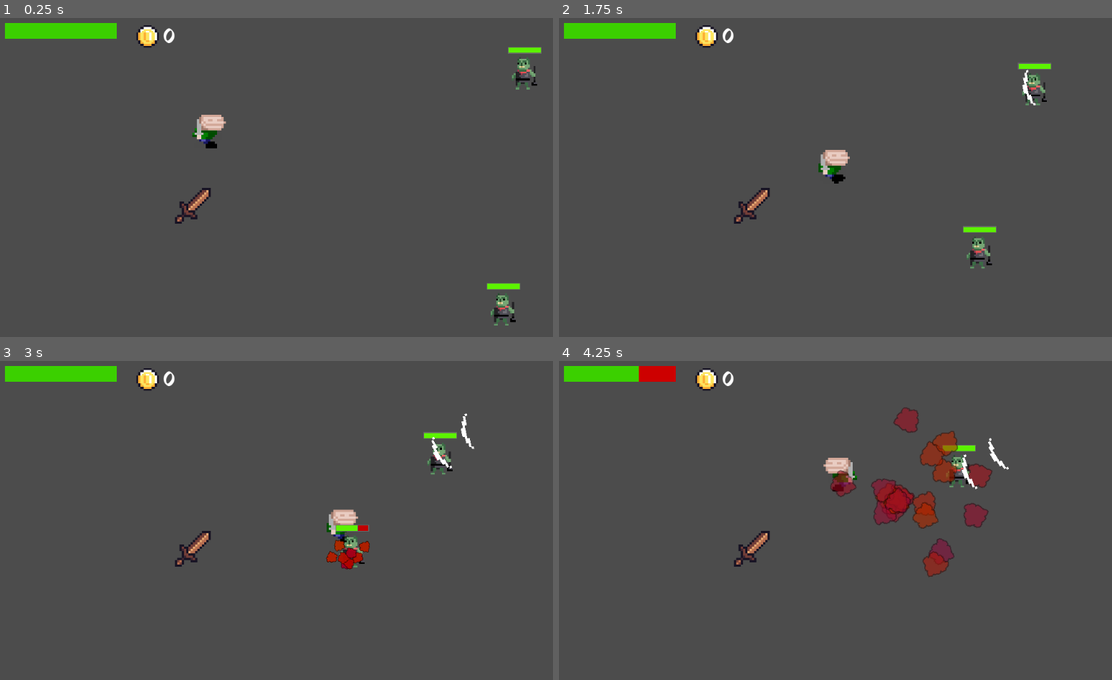
Above: before the commit, frames 1-4 (two rows, left to right).
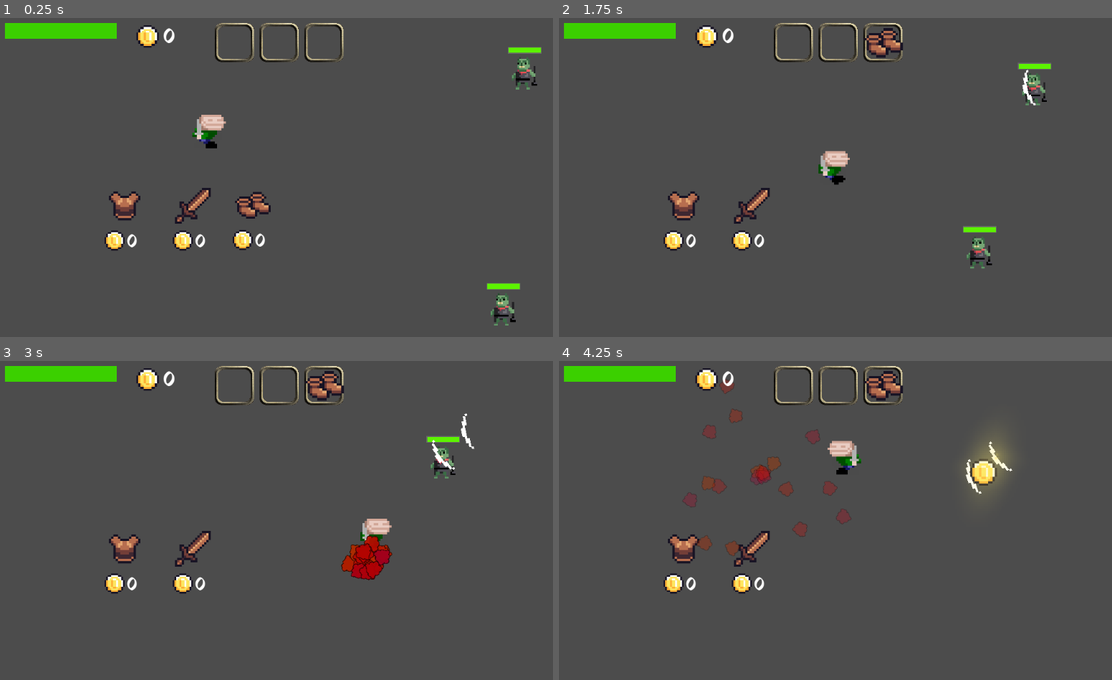
Above: after the commit, the same moments.

Repository: Alexander-Hjelm/journey-through-the-mines
Game: Godot game, scene res://Scenes/MainScene.tscn
Two runs of this game, one before a commit and one after it. Both use one fixed random seed, a clock stepped at 60 frames per second and the inputs below.
Inputs (mouse positions are in pixels of both pictures, inside the frame that each line leads up to):
- Up to frame 1 (0.25 s): no input
- Up to frame 2 (1.75 s): move the mouse to (968, 167) at 0.52 s; press the mouse at (968, 167) at 0.53 s; hold Right (ui_right) 0.53-1.28 s; move the mouse to (730, 203) at 1.27 s; release the mouse at (730, 203) at 1.28 s; hold Down (ui_down) from 1.28 s (still down); click (730, 203) at 1.35 s
- Up to frame 3 (3 s): move the mouse to (342, 453) at 2.02 s; release Down (ui_down) at 2.03 s; press the mouse at (342, 453) at 2.03 s; hold Right (ui_right) 2.03-2.78 s; move the mouse to (259, 597) at 2.77 s; release the mouse at (259, 597) at 2.78 s; hold Up (ui_up) from 2.78 s (still down); click (259, 597) at 2.85 s
- Up to frame 4 (4.25 s): move the mouse to (1017, 577) at 3.52 s; release Up (ui_up) at 3.53 s; press the mouse at (1017, 577) at 3.53 s; hold Left (ui_left) from 3.53 s (still down)

The runs differ from the first frame. In frame 1, 2.1% of the frame differs, in the area x 18-63%, y 1-74%; in frame 2, 2.1%; in frame 3, 4.1%; in frame 4, 8.2%, in the area x 14-82%, y 1-74%.

Commit message:
Items gui

Diff:
--- a/Global.gd
+++ b/Global.gd
@@ -7,3 +7,5 @@
 var level_entrance
 
 var room_node
+
+var gui
--- /dev/null
+++ b/Scenes/GUI/GUI.gd
@@ -0,0 +1,14 @@
+extends Control
+
+func _init():
+	Global.gui = self
+
+func set_weapon_texture(texture: Texture):
+	get_node("WeaponItemBox/TextureRect").texture = texture
+
+func set_armor_texture(texture: Texture):
+	get_node("ArmorItemBox/TextureRect").texture = texture
+
+func set_boots_texture(texture: Texture):
+	print("set_boots_texture")
+	get_node("BootsItemBox/TextureRect").texture = texture
--- a/Scenes/GUI/GUI.tscn
+++ b/Scenes/GUI/GUI.tscn
@@ -1,8 +1,10 @@
-[gd_scene load_steps=9 format=2]
+[gd_scene load_steps=11 format=2]
 
-[ext_resource path="res://Scenes/GUI/HpBar.gd" type="Script" id=1]
-[ext_resource path="res://Scenes/GoldLabel.gd" type="Script" id=2]
-[ext_resource path="res://GFX/Placeholder/RPG Items/rpgItems.png" type="Texture" id=3]
+[ext_resource path="res://Scenes/GUI/GUI.gd" type="Script" id=1]
+[ext_resource path="res://Scenes/GUI/HpBar.gd" type="Script" id=2]
+[ext_resource path="res://Scenes/GoldLabel.gd" type="Script" id=3]
+[ext_resource path="res://GFX/Placeholder/RPG Items/rpgItems.png" type="Texture" id=4]
+[ext_resource path="res://GFX/Placeholder/item_box.png" type="Texture" id=5]
 
 [sub_resource type="StyleBoxFlat" id=1]
 bg_color = Color( 0.235294, 0.819608, 0, 1 )
@@ -12,20 +14,21 @@
 bg_color = Color( 0.807843, 0, 0, 1 )
 border_color = Color( 0.407843, 0.407843, 0.407843, 1 )
 
-[sub_resource type="DynamicFontData" id=4]
+[sub_resource type="DynamicFontData" id=3]
 font_path = "res://GFX/JMH Beda.ttf"
 
-[sub_resource type="DynamicFont" id=5]
+[sub_resource type="DynamicFont" id=4]
 size = 42
-font_data = SubResource( 4 )
+font_data = SubResource( 3 )
 
-[sub_resource type="AtlasTexture" id=3]
-atlas = ExtResource( 3 )
+[sub_resource type="AtlasTexture" id=5]
+atlas = ExtResource( 4 )
 region = Rect2( 18, 82, 12, 12 )
 
 [node name="GUI" type="Control"]
 anchor_right = 1.0
 anchor_bottom = 1.0
+script = ExtResource( 1 )
 
 [node name="ProgressBar" type="ProgressBar" parent="."]
 margin_left = 10.1785
@@ -47,14 +50,53 @@
 margin_right = 372.72
 margin_bottom = 54.6092
 rect_pivot_offset = Vector2( 19.0359, 7.46178 )
-custom_fonts/font = SubResource( 5 )
+custom_fonts/font = SubResource( 4 )
 text = "<gold>"
-script = ExtResource( 2 )
+script = ExtResource( 3 )
 
 [node name="TextureRect" type="TextureRect" parent="."]
 margin_left = 244.935
 margin_top = 13.1832
 margin_right = 284.935
 margin_bottom = 53.1832
-texture = SubResource( 3 )
+texture = SubResource( 5 )
 expand = true
+
+[node name="WeaponItemBox" type="Sprite" parent="."]
+position = Vector2( -130, 44 )
+scale = Vector2( 0.33, 0.33 )
+texture = ExtResource( 5 )
+offset = Vector2( 1666.67, 0 )
+
+[node name="TextureRect" type="TextureRect" parent="WeaponItemBox"]
+margin_left = 1565.0
+margin_top = -104.0
+margin_right = 1770.0
+margin_bottom = 104.0
+expand = true
+
+[node name="ArmorItemBox" type="Sprite" parent="."]
+position = Vector2( -50, 44 )
+scale = Vector2( 0.33, 0.33 )
+texture = ExtResource( 5 )
+offset = Vector2( 1666.67, 0 )
+
+[node name="TextureRect" type="TextureRect" parent="ArmorItemBox"]
+margin_left = 1562.0
+margin_top = -106.0
+margin_right = 1773.0
+margin_bottom = 106.0
+expand = true
+
+[node name="BootsItemBox" type="Sprite" parent="."]
+position = Vector2( 30, 44 )
+scale = Vector2( 0.33, 0.33 )
+texture = ExtResource( 5 )
+offset = Vector2( 1666.67, 0 )
+
+[node name="TextureRect" type="TextureRect" parent="BootsItemBox"]
+margin_left = 1565.0
+margin_top = -104.0
+margin_right = 1775.0
+margin_bottom = 107.0
+expand = true
--- a/Scenes/Items/ItemContainer.tscn
+++ b/Scenes/Items/ItemContainer.tscn
@@ -1,8 +1,18 @@
-[gd_scene load_steps=3 format=2]
+[gd_scene load_steps=7 format=2]
 
 [ext_resource path="res://Scenes/Items/itemContainer.gd" type="Script" id=1]
+[ext_resource path="res://GFX/JMH Beda.ttf" type="DynamicFontData" id=2]
+[ext_resource path="res://GFX/Placeholder/RPG Items/rpgItems.png" type="Texture" id=3]
 
 [sub_resource type="RectangleShape2D" id=1]
+
+[sub_resource type="DynamicFont" id=2]
+size = 37
+font_data = ExtResource( 2 )
+
+[sub_resource type="AtlasTexture" id=3]
+atlas = ExtResource( 3 )
+region = Rect2( 18, 82, 12, 12 )
 
 [node name="ItemContainer" type="Node2D"]
 script = ExtResource( 1 )
@@ -13,3 +23,25 @@
 
 [node name="CollisionShape2D" type="CollisionShape2D" parent="Area2D"]
 shape = SubResource( 1 )
+
+[node name="Control" type="Control" parent="."]
+margin_right = 40.0
+margin_bottom = 40.0
+
+[node name="Label" type="Label" parent="Control"]
+margin_left = 0.62
+margin_top = 9.98
+margin_right = 40.62
+margin_bottom = 98.98
+rect_scale = Vector2( 0.25, 0.25 )
+custom_fonts/font = SubResource( 2 )
+text = "cost
+"
+
+[node name="TextureRect" type="TextureRect" parent="Control"]
+margin_left = -8.84
+margin_top = 11.27
+margin_right = 31.16
+margin_bottom = 51.27
+rect_scale = Vector2( 0.75, 0.75 )
+texture = SubResource( 3 )
--- a/Scenes/Items/itemContainer.gd
+++ b/Scenes/Items/itemContainer.gd
@@ -20,6 +20,7 @@
 func _ready():
 	get_node("Sprite").texture = icon
 	get_node("Area2D").connect("body_entered", self, "_on_body_entered")
+	get_node("Control/Label").text = str(cost)
 
 func _on_body_entered(body: Node):
 	if body.get("tag") != null and body.tag == "Player":
@@ -45,10 +46,13 @@
 func _equip_item_to_actor(actor: Actor):
 	if slot == SLOT.Weapon:
 		actor.set_weapon(_create_weapon())
+		Global.gui.set_weapon_texture(icon)
 	if slot == SLOT.Armor:
 		actor.set_armor(_create_item())
+		Global.gui.set_armor_texture(icon)
 	if slot == SLOT.Boots:
 		actor.set_boots(_create_item())
+		Global.gui.set_boots_texture(icon)
 
 func buy():
 	if Global.player_gold >= cost:
--- a/Scenes/MainScene.tscn
+++ b/Scenes/MainScene.tscn
@@ -8,9 +8,17 @@
 [ext_resource path="res://GFX/Placeholder/RPG Items/rpgItems.png" type="Texture" id=6]
 [ext_resource path="res://Scenes/Projectile/ArrowProjectile.tscn" type="PackedScene" id=7]
 
+[sub_resource type="AtlasTexture" id=3]
+atlas = ExtResource( 6 )
+region = Rect2( 80.155, 64, 16, 16 )
+
 [sub_resource type="AtlasTexture" id=1]
 atlas = ExtResource( 6 )
-region = Rect2( 80, 64, 16, 16 )
+region = Rect2( 81, 2, 14, 13 )
+
+[sub_resource type="AtlasTexture" id=2]
+atlas = ExtResource( 6 )
+region = Rect2( 80, 16, 16, 16 )
 
 [node name="MainScene" type="Node2D"]
 
@@ -34,10 +42,28 @@
 
 [node name="Control" parent="CanvasLayer" instance=ExtResource( 4 )]
 
-[node name="ItemContainer" parent="." instance=ExtResource( 5 )]
+[node name="WoodSwordContainer" parent="." instance=ExtResource( 5 )]
 position = Vector2( -4.65035, 32.6821 )
+damage = 2.0
+defense_modifier = 0.5
+speed = 20.0
+icon = SubResource( 3 )
+projectile = ExtResource( 7 )
+
+[node name="ArmorContainer" parent="." instance=ExtResource( 5 )]
+position = Vector2( -35.1923, 32.6821 )
 damage = 2.0
 defense_modifier = 0.5
 speed = 20.0
 icon = SubResource( 1 )
 projectile = ExtResource( 7 )
+slot = 1
+
+[node name="BootsContainer" parent="." instance=ExtResource( 5 )]
+position = Vector2( 21.8861, 32.4318 )
+damage = 2.0
+defense_modifier = 0.5
+speed = 20.0
+icon = SubResource( 2 )
+projectile = ExtResource( 7 )
+slot = 2
--- a/Scenes/Monsters/EnemyRangedCharacter.tscn
+++ b/Scenes/Monsters/EnemyRangedCharacter.tscn
@@ -83,4 +83,4 @@
 [node name="MonsterSFX" parent="." instance=ExtResource( 6 )]
 
 [node name="DeathParticles" parent="." instance=ExtResource( 7 )]
-position = Vector2( 2, 0 )
+position = Vector2( 2, -1 )
Binary file added: GFX/Placeholder/item_box.png
Not shown, added: GFX/Placeholder/item_box.png.import
Not shown: 1 places in Scenes/GUI/GUI.tscn that only renumber resources
Not shown: 1 places in Scenes/MainScene.tscn that only renumber resources
